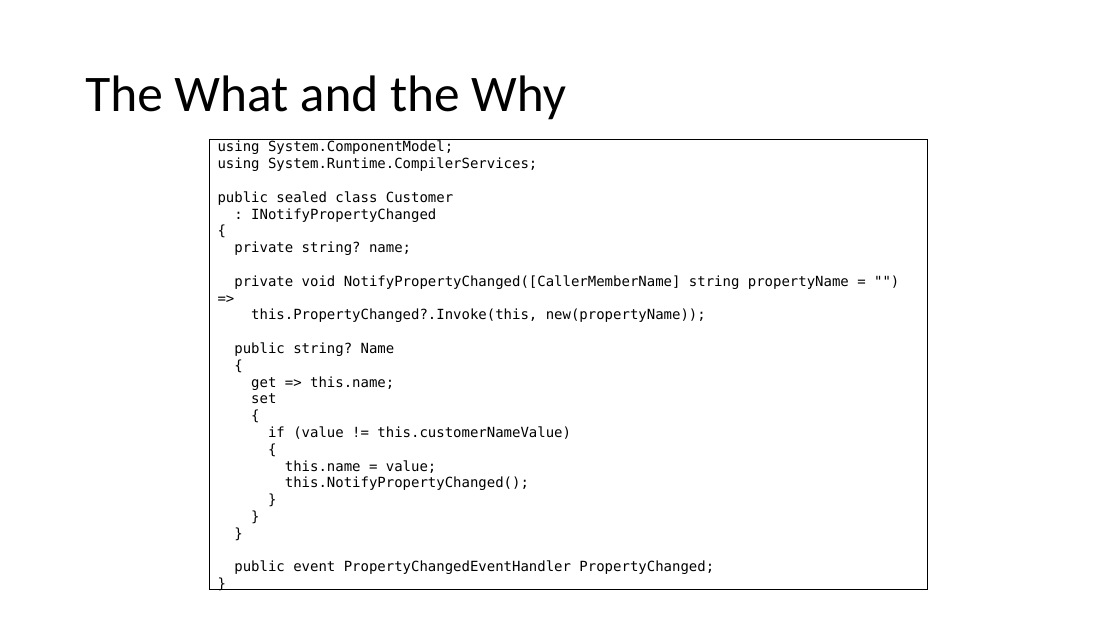
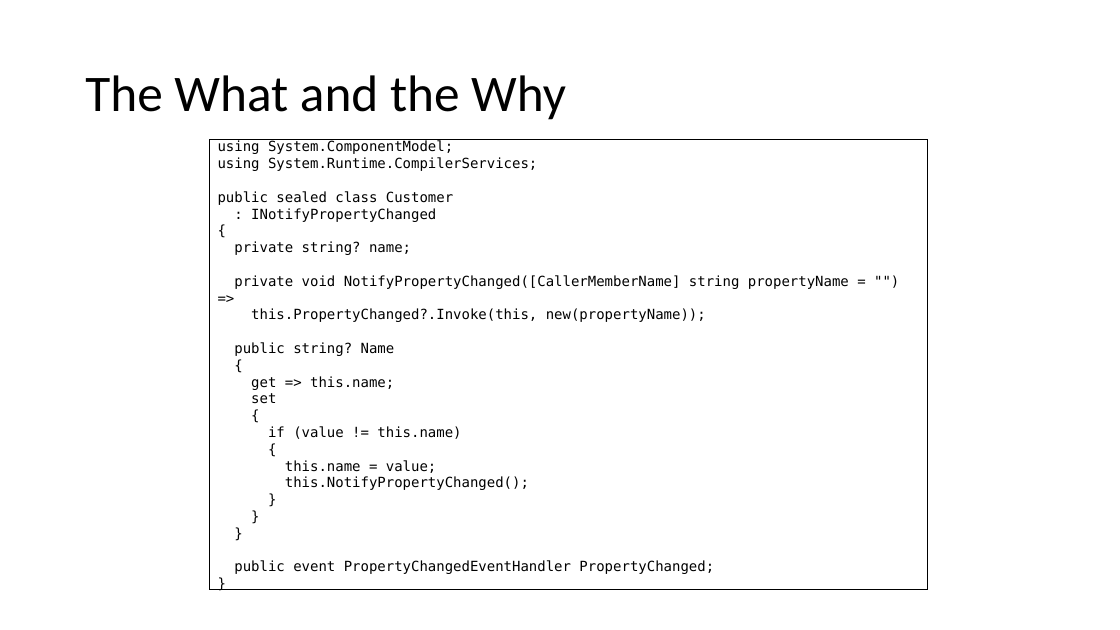
Before and after one commit to JasonBock/Presentations, a slide deck: slide 10 of Using Source Generators for Fun (and Maybe Profit).pptx. Drawn at 1120x630 pixels with LibreOffice and Linux fonts; fonts in the diff are those of the drawing. Boxes give left, top, right and bottom in pixels: in the first picture for what was removed or moved away, otherwise in the second. Text is boxed around its words. In the diff, an @@ line names an element or a change of style, - is before the commit and + after.

```diff
--- a/Using Source Generators for Fun (and Maybe Profit).pptx
+++ b/Using Source Generators for Fun (and Maybe Profit).pptx
@@ text in rectangle at [268,426,461,439]: text changed @@
-if (value != this.customerNameValue)
+if (value != this.name)
```
Also in this commit, not shown: 1 other slide changed.
